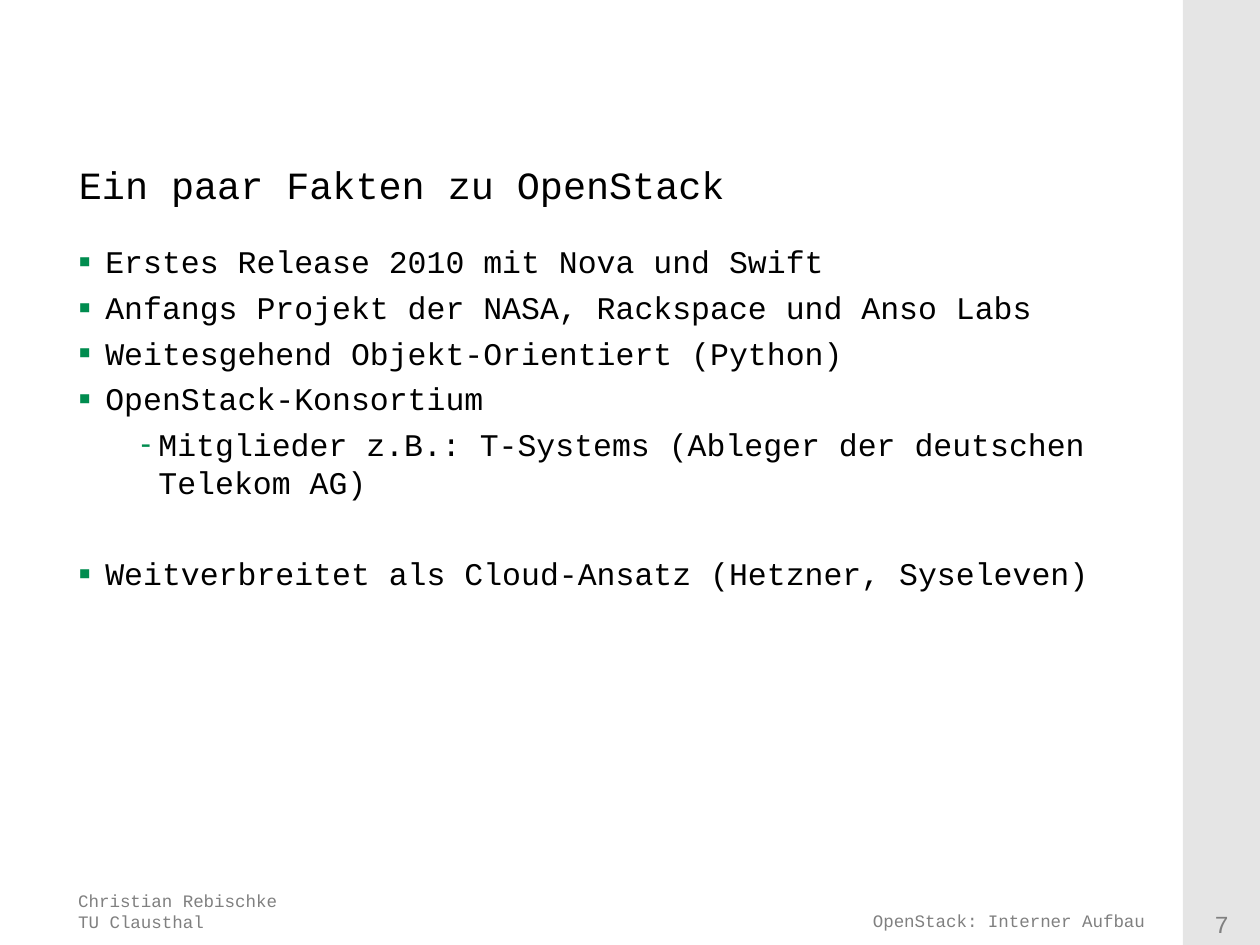
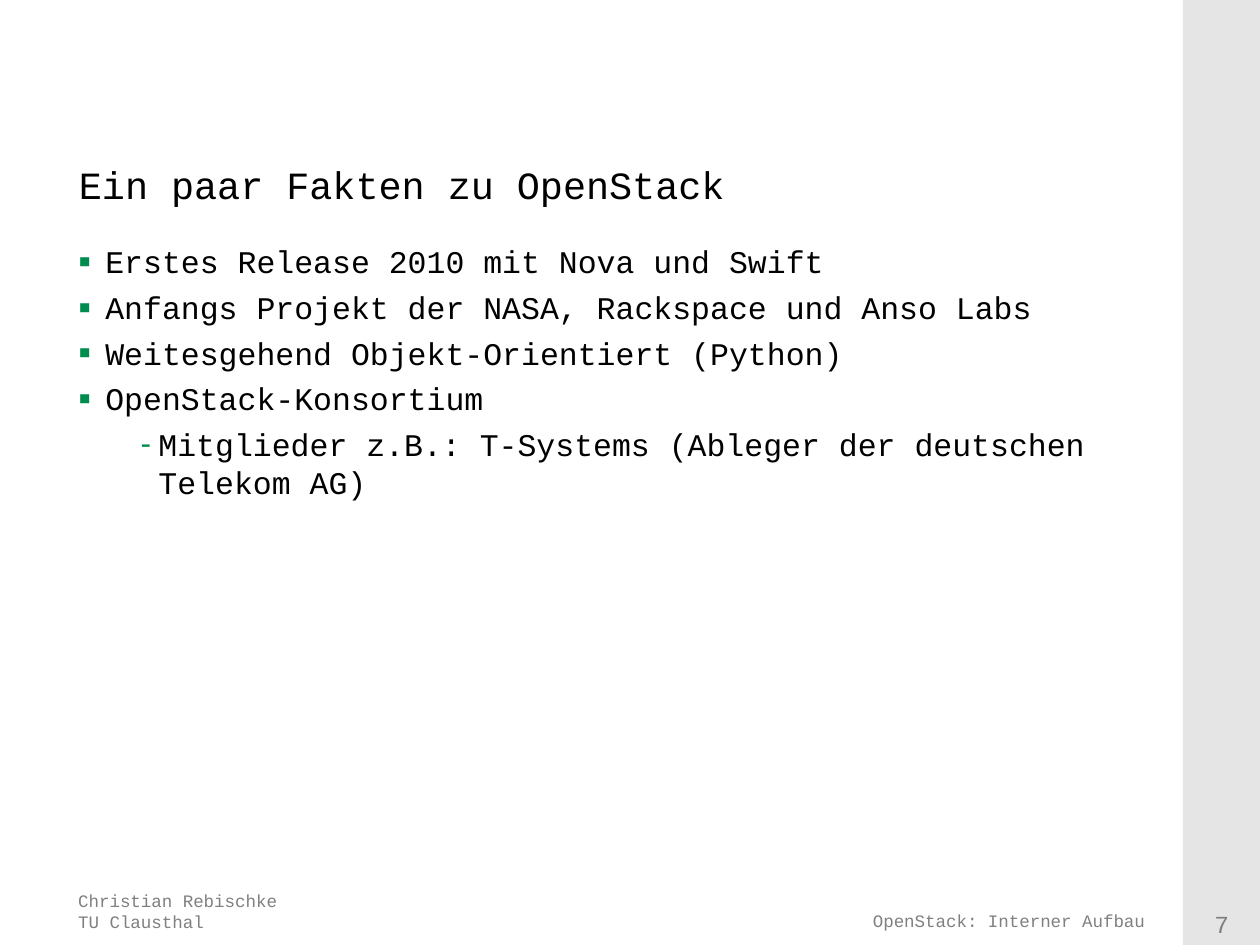
Before and after one commit to shibumi/openstack-project-paper, a slide deck: slide 7 of presentation/openstack.odp. Drawn at 1260x945 pixels with LibreOffice and Linux fonts; fonts in the diff are those of the drawing; background and template pictures are left out. Boxes give left, top, right and bottom in pixels: in the first picture for what was removed or moved away, otherwise in the second. Text is boxed around its words. In the diff, an @@ line names an element or a change of style, - is before the commit and + after.

Commit message:
removed hetzner as openstack demo

```diff
--- a/presentation/openstack.odp
+++ b/presentation/openstack.odp
@@ text at [105, 562, 1088, 592]: paragraph removed @@
-▪ Weitverbreitet als Cloud-Ansatz (Hetzner, Syseleven)
```
Also in this commit, not shown: 1 other slide changed.
